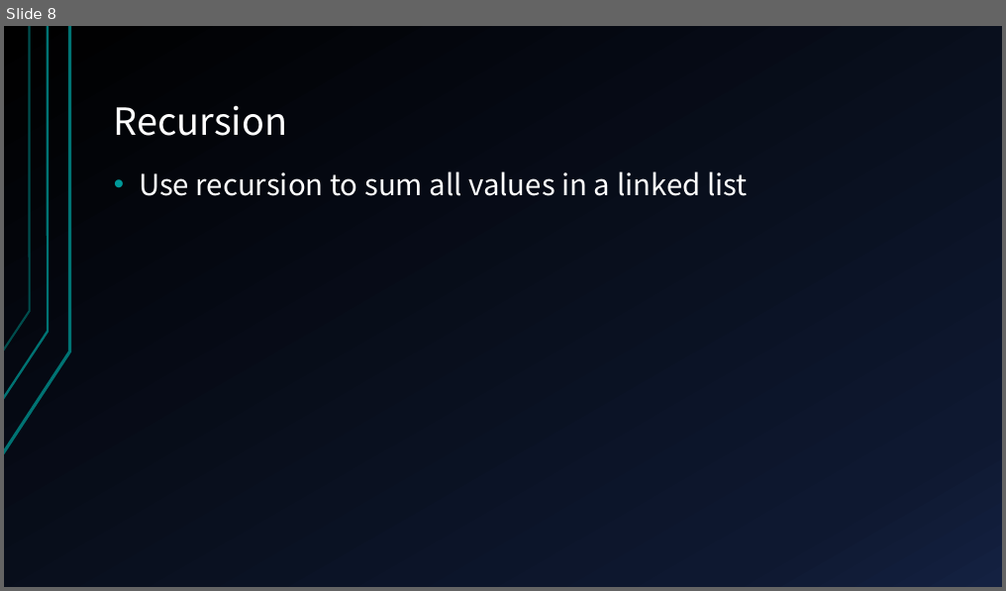
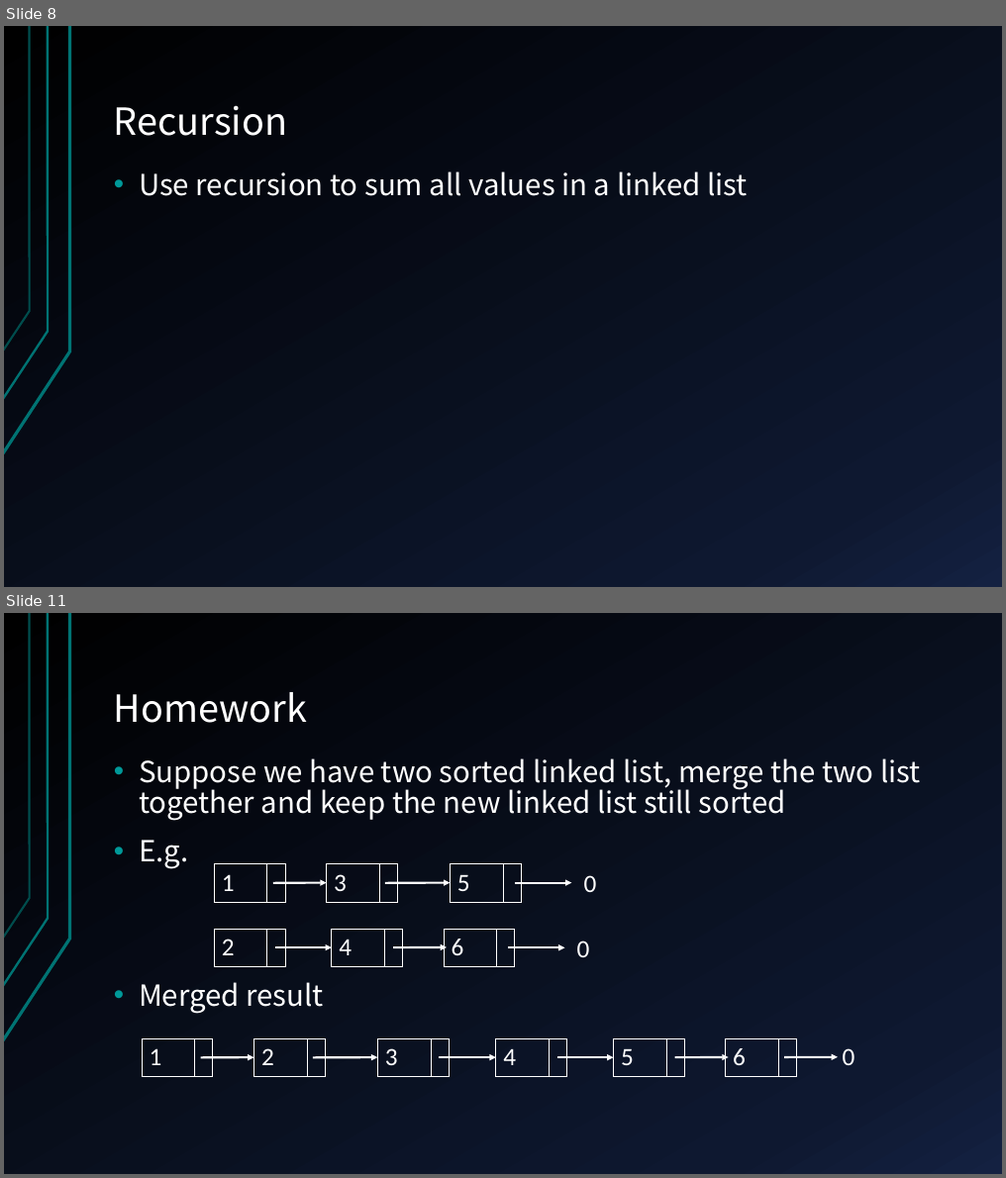
Before and after one commit to Aaron-Cai/C-basis, a slide deck: slide/C Programming Language 2015-1-23.pptx. Shown one above the other, each under a label of ours: slide 8 before the commit, slides 8 and 11 after it; the slides between them are not shown. The pictures are 1006x591 and 1006x1178 pixels, drawn with LibreOffice and Linux fonts; fonts in the diff are those of the drawing. Boxes give left, top, right and bottom in pixels: in the first picture for what was removed or moved away, otherwise in the second. Text is boxed around its words. In the diff, an @@ line names an element or a change of style, - is before the commit and + after.

```diff
--- a/slide/C Programming Language 2015-1-23.pptx
+++ b/slide/C Programming Language 2015-1-23.pptx
@@ slide 11 added at (x1=4, y1=613, x2=1002, y2=1174), background gradient #000000 to #0F1931 to #142242; not listed: 3 template elements that a slide beside it also shows @@
@@ title added at (x1=114, y1=692, x2=307, y2=723), 36 pt, text #FFFFFF @@
+Homework
@@ text added at (x1=139, y1=759, x2=921, y2=1014), 28 pt, text #FFFFFF @@
+• Suppose we have two sorted linked list, merge the two list together and keep the new linked list still sorted
+• E.g.
+• Merged result
@@ table added at (x1=214, y1=864, x2=285, y2=902), 1 rows, 2 columns @@
+1 | 
@@ table added at (x1=327, y1=864, x2=397, y2=902), 1 rows, 2 columns @@
+3 | 
@@ table added at (x1=450, y1=864, x2=521, y2=902), 1 rows, 2 columns @@
+5 | 
@@ text added at (x1=584, y1=875, x2=597, y2=892), 24 pt, text #FFFFFF @@
+0
@@ arrow added from (272, 883) to (327, 883), #FFFFFF 2 pt @@
@@ arrow added from (385, 883) to (450, 883), #FFFFFF 2 pt @@
@@ arrow added from (515, 883) to (571, 883), #FFFFFF 2 pt @@
@@ table added at (x1=214, y1=929, x2=285, y2=966), 1 rows, 2 columns @@
+2 | 
@@ table added at (x1=332, y1=929, x2=402, y2=966), 1 rows, 2 columns @@
+4 | 
@@ table added at (x1=444, y1=929, x2=514, y2=966), 1 rows, 2 columns @@
+6 | 
@@ arrow added from (275, 948) to (332, 948), #FFFFFF 2 pt @@
@@ arrow added from (393, 948) to (447, 948), #FFFFFF 2 pt @@
@@ arrow added from (508, 948) to (564, 948), #FFFFFF 2 pt @@
@@ text added at (x1=577, y1=941, x2=590, y2=958), 24 pt, text #FFFFFF @@
+0
@@ table added at (x1=142, y1=1039, x2=212, y2=1076), 1 rows, 2 columns @@
+1 | 
@@ arrow added from (201, 1058) to (254, 1058), #FFFFFF 2 pt @@
@@ table added at (x1=254, y1=1039, x2=325, y2=1076), 1 rows, 2 columns @@
+2 | 
@@ arrow added from (313, 1058) to (377, 1058), #FFFFFF 2 pt @@
@@ table added at (x1=377, y1=1039, x2=448, y2=1076), 1 rows, 2 columns @@
+3 | 
@@ arrow added from (439, 1058) to (496, 1058), #FFFFFF 2 pt @@
@@ table added at (x1=496, y1=1039, x2=566, y2=1076), 1 rows, 2 columns @@
+4 | 
@@ arrow added from (557, 1058) to (614, 1058), #FFFFFF 2 pt @@
@@ table added at (x1=614, y1=1039, x2=684, y2=1076), 1 rows, 2 columns @@
+5 | 
@@ arrow added from (675, 1058) to (728, 1058), #FFFFFF 2 pt @@
@@ table added at (x1=726, y1=1039, x2=796, y2=1076), 1 rows, 2 columns @@
+6 | 
@@ arrow added from (784, 1058) to (838, 1058), #FFFFFF 2 pt @@
@@ text added at (x1=843, y1=1049, x2=855, y2=1065), 24 pt, text #FFFFFF @@
+0
```
Also in this commit, not shown: 3 slides changed, 1 other slide added, 1 slide removed, 1 other file.
